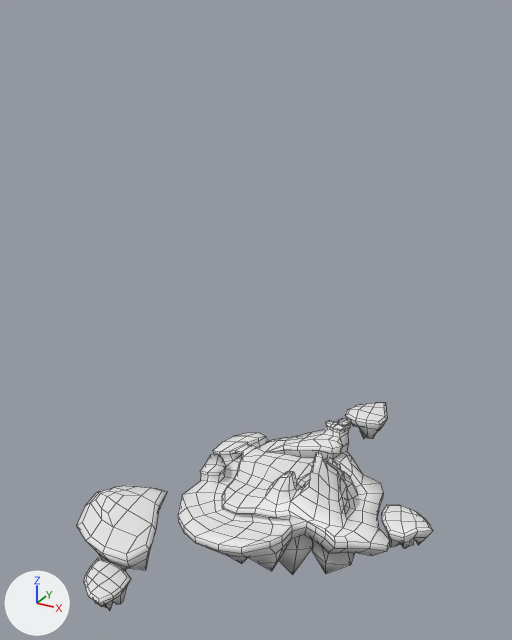
The Blender file Blender/environment.blend, before and after one commit.
Camera for both pictures: a 50 mm lens placed at (405.0, -897.0, 726.0), pointed at (-57.0, -56.0, 305.0). The axes (+X, +Y, +Z) are drawn at lower left. The lights are the same throughout. Mesh edges are drawn as thin lines. Materials are left out; every surface is plain grey.

Names of what the first picture shows: 'environment'.
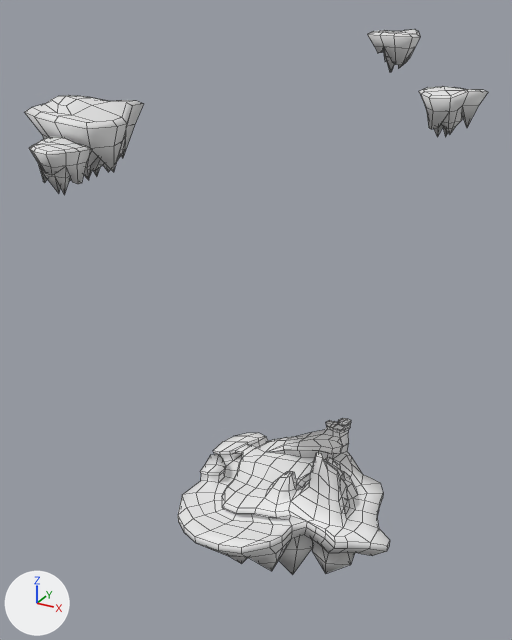
Boxes (x1, y1, x2, y2) around the edits, measured in the pictures (512 x 640 px; the box of a moved part takes in the faces that stretch with it):
'environment', reshaped (30% wider, 163% taller)
    before: (77, 403, 433, 610)
    after: (24, 29, 488, 575)
part 1 of me_cube_001, moved or reshaped
    before: (382, 505, 433, 548)
    after: (419, 86, 488, 137)
part 2 of me_cube_001, moved or reshaped
    before: (345, 403, 387, 439)
    after: (367, 29, 420, 72)
part 3 of me_cube_001, moved or reshaped
    before: (77, 486, 167, 570)
    after: (24, 95, 143, 180)
part 4 of me_cube_001, moved or reshaped
    before: (84, 558, 131, 610)
    after: (29, 137, 92, 195)

The change in detail:
me_cube_001 has 940 vertices, 1026 faces, 3 loose edges and spans x -300.0..228.0, y -336.0..210.0, z -164.0..102.0.
me_cube_001 is used by ob_environment; location (0.0, 0.0, 0.0).
me_cube_001 part 1: the loose piece of 75 vertices spanning x 145.0..228.0, y -52.0..15.0, z -49.0..10.0 is moved by (0.0, 0.0, 631.0).
me_cube_001 part 2: the loose piece of 75 vertices spanning x 15.0..85.0, y 131.0..210.0, z 8.0..67.0 is moved by (0.0, 0.0, 631.0).
me_cube_001 part 3: the loose piece of 104 vertices spanning x -300.0..-149.0, y -273.0..-108.0, z -113.0..-9.0 is moved by (0.0, 0.0, 631.0).
me_cube_001 part 4: the loose piece of 75 vertices spanning x -217.0..-146.0, y -336.0..-262.0, z -101.0..-42.0 is moved by (0.0, 0.0, 631.0).
